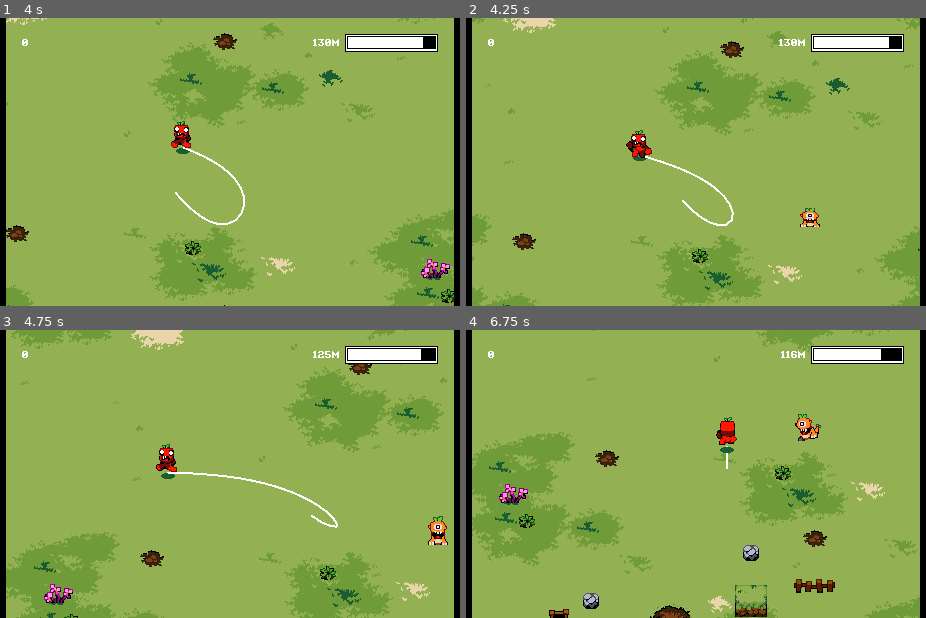
Above: before the commit, frames 1-4 (two rows, left to right).
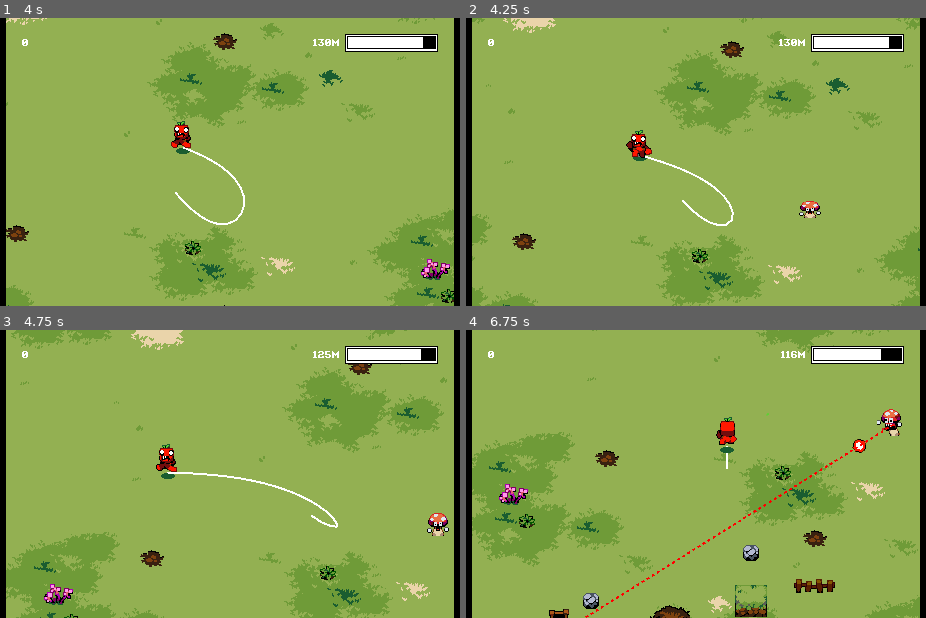
Above: after the commit, the same moments.

Repository: elementary-luke/GMTK2025
Game: Godot game, scene res://scenes/main.tscn
The game is run twice, just before and just after one commit, with the same random seed, the same clock (stepped at 60 frames per second) and the same inputs. This scene is started directly instead of the project's main scene.
Inputs:
- Up to frame 1 (4 s): hold Right (right) 0.53-1.28 s; tap Space (main_action) every 0.75 s from 0.6 to 3.6 s; hold Down (down) 1.28-2.03 s; hold Right (right) 2.03-2.78 s; hold Up (up) 2.78-3.53 s; hold Left (left) from 3.53 s (still down)
- Up to frame 2 (4.25 s): keep holding Left (left)
- Up to frame 3 (4.75 s): keep holding Left (left); tap Space (main_action) at 4.35 s
- Up to frame 4 (6.75 s): release Left (left) at 5.03 s; hold Down (down) 5.03-5.78 s; tap Space (main_action) at 5.1, 5.85, 6.6 s; hold Right (right) 5.78-6.53 s; hold Up (up) from 6.53 s (still down)

Frame 1 is identical in both runs. In frame 2, 0.3% of the frame differs, in the area x 72-78%, y 63-73%; in frame 3, 0.4%; in frame 4, 1.0%, in the area x 25-95%, y 27-100%.

Commit message:
balancing

Diff:
--- a/scripts/carrot_bullet.gd
+++ b/scripts/carrot_bullet.gd
@@ -3,9 +3,9 @@
 var starting_position : Vector2
 var dir : float
 var stun_time = 0.0
-var rope_dmg = 5
+var rope_dmg = 7
 
-var bullet_speed = 1.0
+var bullet_speed = 1.4
 
 # Called when the node enters the scene tree for the first time.
 func _ready() -> void:
--- a/scripts/main.gd
+++ b/scripts/main.gd
@@ -9,12 +9,12 @@
 var max_enemies = 5
 
 				   #[blaster, carrot_blaster, peashooter, scissor mouse, spinshooter]
-var probabilities = [8,        8,             20,         40,            15]
-var cooldowns     = [10.0,     10.0,          4.0,        2.0,           4.0]
+var probabilities = [8,        8,             20,         50,            15]
+var cooldowns     = [8.0,     8.0,            4.0,        1.0,         4.0]
 var adjust        = [true,     true,          false,      false,         true]
 
 var difficulty = 1.0
-var difficulty_increase = 0.0001
+var difficulty_increase = 0.0002
 var max_difficulty = 3.0
 
 func _ready():
--- a/scripts/peashooter.gd
+++ b/scripts/peashooter.gd
@@ -6,7 +6,7 @@
 
 var previous_frame = -1
 
-var rope_value = 10.0
+var rope_value = 5.0
 
 var dead = false
 
--- a/scripts/peashooterspin.gd
+++ b/scripts/peashooterspin.gd
@@ -6,7 +6,7 @@
 
 var previous_frame = -1
 
-var rope_value = 10.0
+var rope_value = 5.0
 var dead = false
 
 
--- a/scripts/scissor.gd
+++ b/scripts/scissor.gd
@@ -5,7 +5,7 @@
 var attached = false
 var speed = 40.0
 var cut = 0.0
-var cut_time = 4.0
+var cut_time = 3.0
 var chew_dir = 1
 var idling = false
 var idle_dir = Vector2(0, 0)
